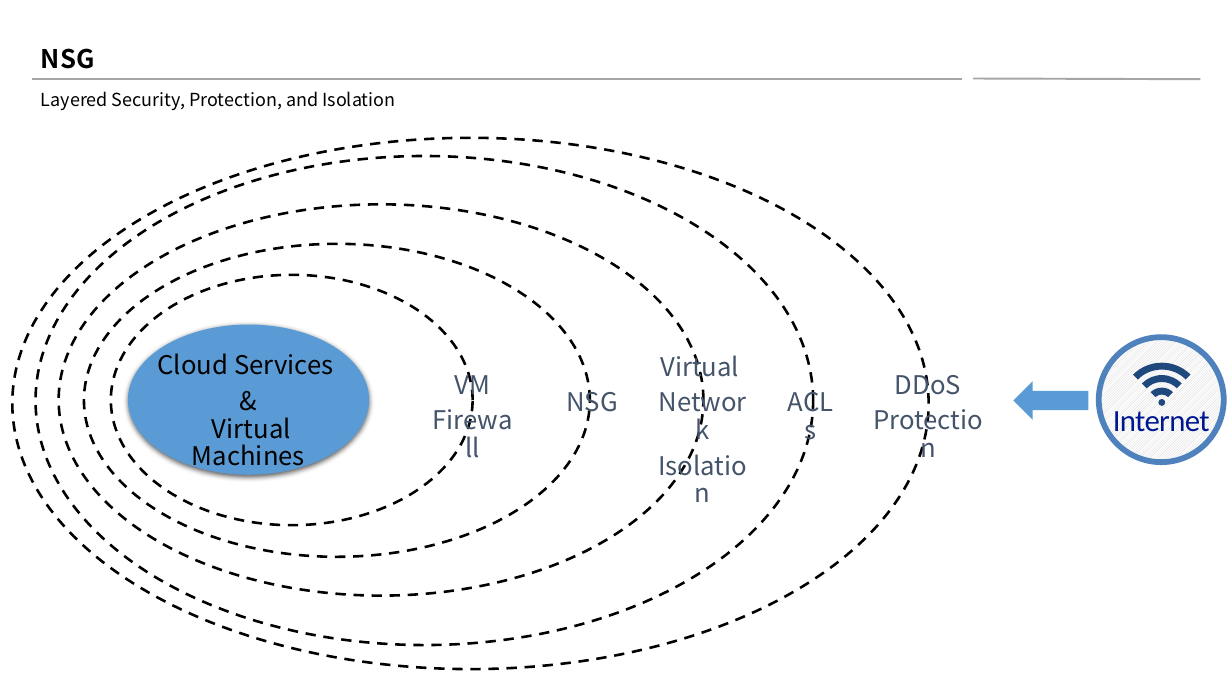
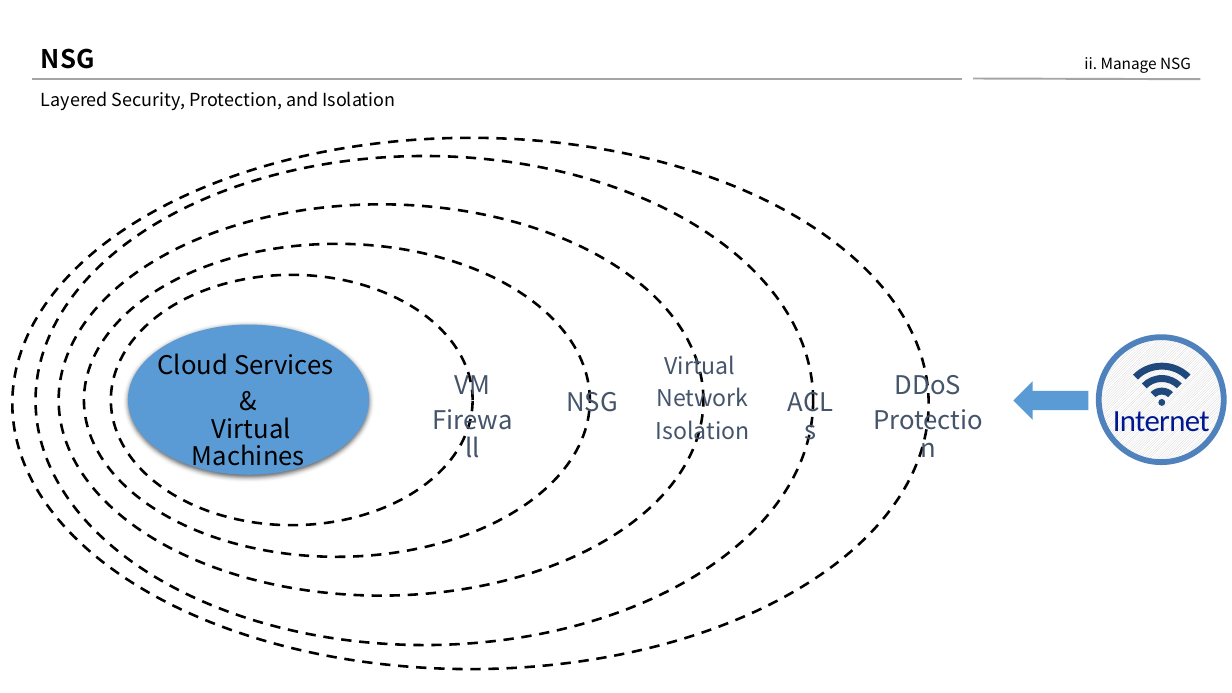
Before and after one commit to xlegend1024/az-infra-wrkshp-101, a slide deck: slide 7 of 2. Workshop Scenario/Workshop Scenario.pptx (slide 6 before the commit). Drawn at 1232x693 pixels with LibreOffice and Linux fonts; fonts in the diff are those of the drawing. Boxes give left, top, right and bottom in pixels: in the first picture for what was removed or moved away, otherwise in the second. Text is boxed around its words. In the diff, an @@ line names an element or a change of style, - is before the commit and + after.

```diff
--- a/2. Workshop Scenario/Workshop Scenario.pptx
+++ b/2. Workshop Scenario/Workshop Scenario.pptx
@@ text added at box(1084, 57, 1191, 73), 12 pt, text #000000 @@
+ii. Manage NSG
@@ text "Virtual" at box(656, 354, 750, 442): size 20 to 18 pt @@
```
Also in this commit, not shown: 1 other slide changed, 2 slides added, 3 other files.
